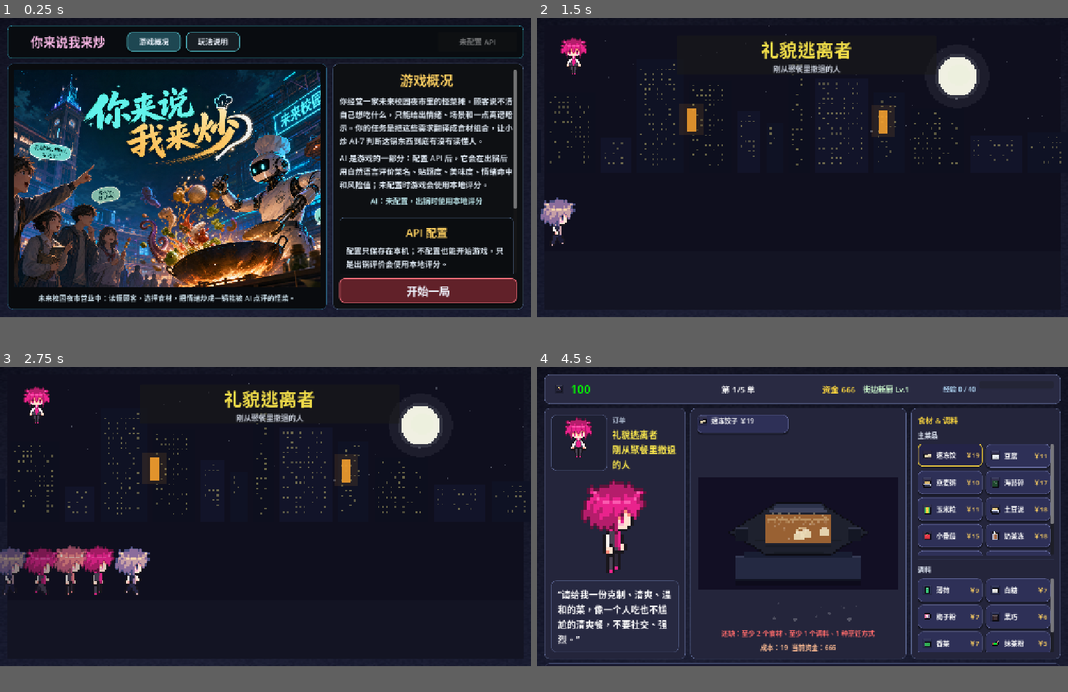
Above: before the commit, frames 1-4 (two rows, left to right).
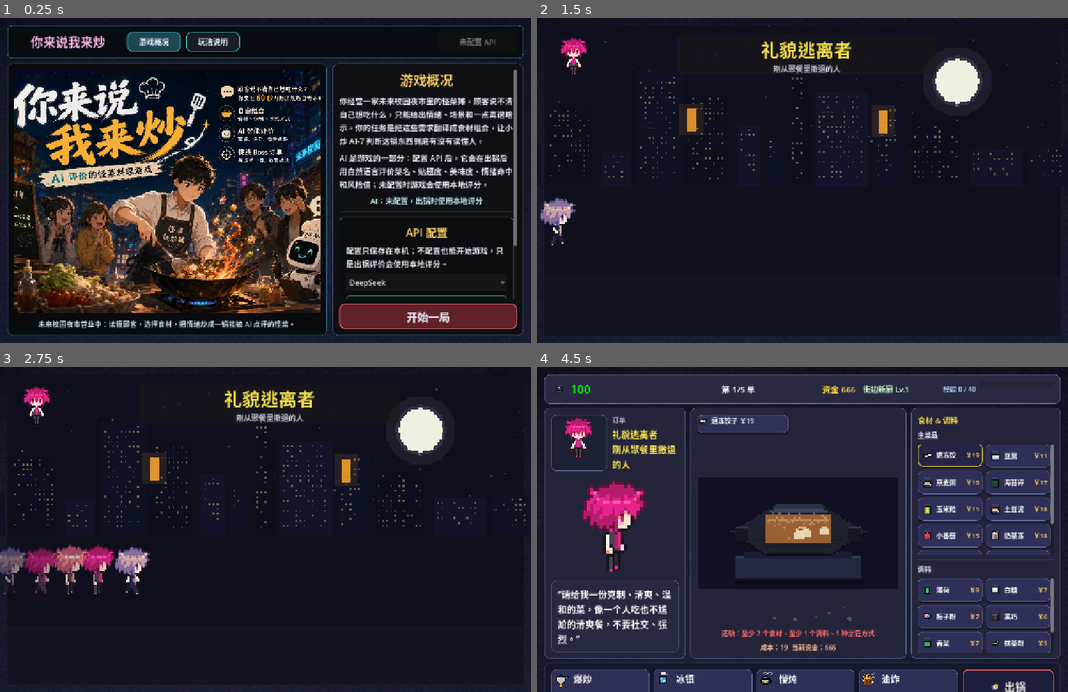
Above: after the commit, the same moments.

Repository: bug-zi/Stirit
Game: Godot game, scene res://main.tscn
Same seed, same stepped clock (60 frames per second), same inputs: the game is played once before the commit and once after it.
Inputs (mouse positions are in pixels of both pictures, inside the frame that each line leads up to):
- Up to frame 1 (0.25 s): no input
- Up to frame 2 (1.5 s): click "开始一局" at 0.5 s; move the mouse to (919, 151) at 1.27 s
- Up to frame 3 (2.75 s): move the mouse to (159, 532) at 2.02 s
- Up to frame 4 (4.5 s): move the mouse to (855, 451) at 2.77 s; move the mouse to (775, 575) at 3.52 s; click (951, 454) at 4.27 s
In our replay, the window is 800x450 before the commit and 800x489 after it. These sizes can differ from the game's own. Grey fills any space a smaller window leaves; there, only what the larger window draws over its background counts as a difference.

The runs differ from the first frame. In frame 1, 48% of the frame differs, in the area x 0-100%, y 3-100%; in frame 2, 1.7%; in frame 3, 2.0%; in frame 4, 8.4%.

Commit message:
Add project intro and update home artwork

Diff:
--- a/main.gd
+++ b/main.gd
@@ -14,7 +14,7 @@
 const USER_AI_CONFIG_PATH := "user://ai_config.json"
 const SUPABASE_CONFIG_PATH := "res://supabase_config.local.json"
 const USER_SESSION_PATH := "user://supabase_session.json"
-const HOME_POSTER_PATH := "res://assets/poster_home.png"
+const HOME_POSTER_PATH := "res://assets/1.jpg"
 const SUPABASE_PROFILE_TABLE := "profiles"
 const SUPABASE_AVATAR_BUCKET := "avatars"
 const AI_ENDPOINT_ENV := "AI_EVALUATION_URL"
--- a/project.godot
+++ b/project.godot
@@ -17,7 +17,7 @@
 [display]
 
 window/size/viewport_width=1280
-window/size/viewport_height=720
+window/size/viewport_height=783
 window/stretch/mode="canvas_items"
 window/stretch/aspect="expand"
 
Binary file added: assets/1.jpg
Binary file added: assets/background_ai_night_market.png
Not shown, added: PROJECT_INTRO.md
